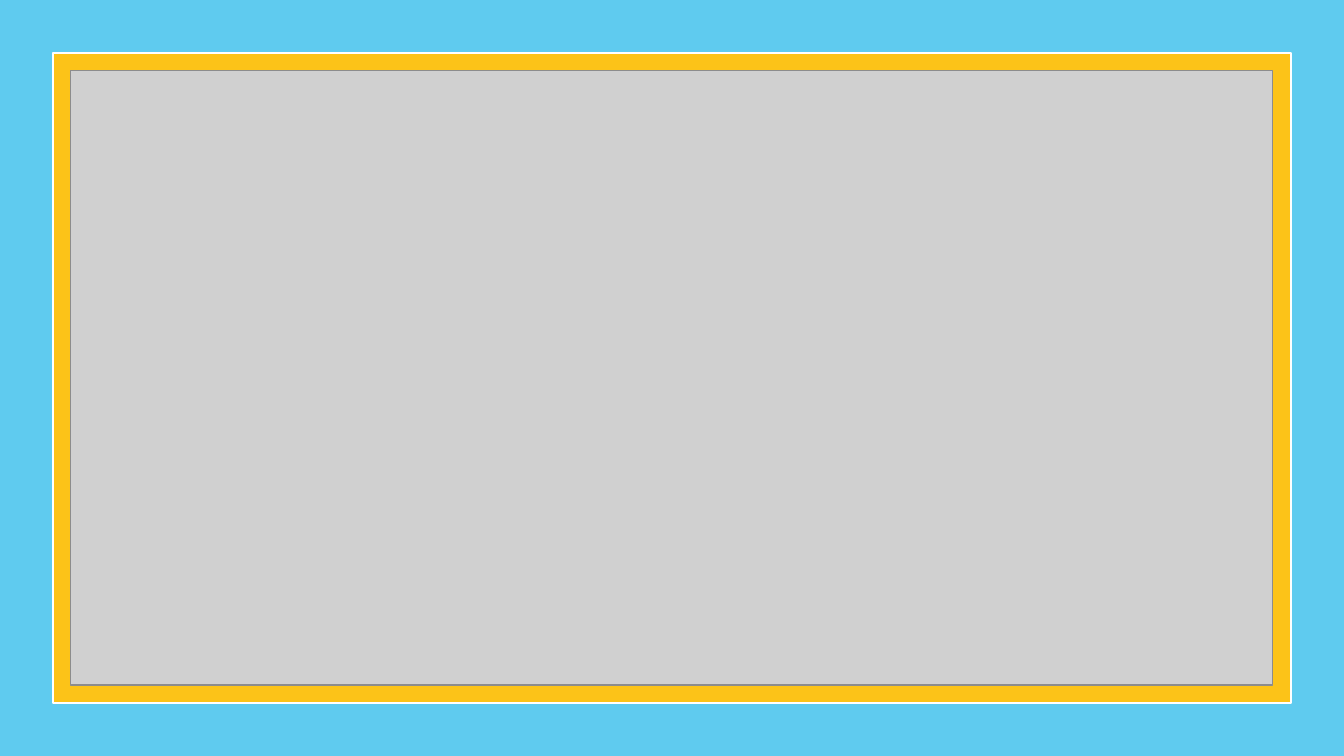
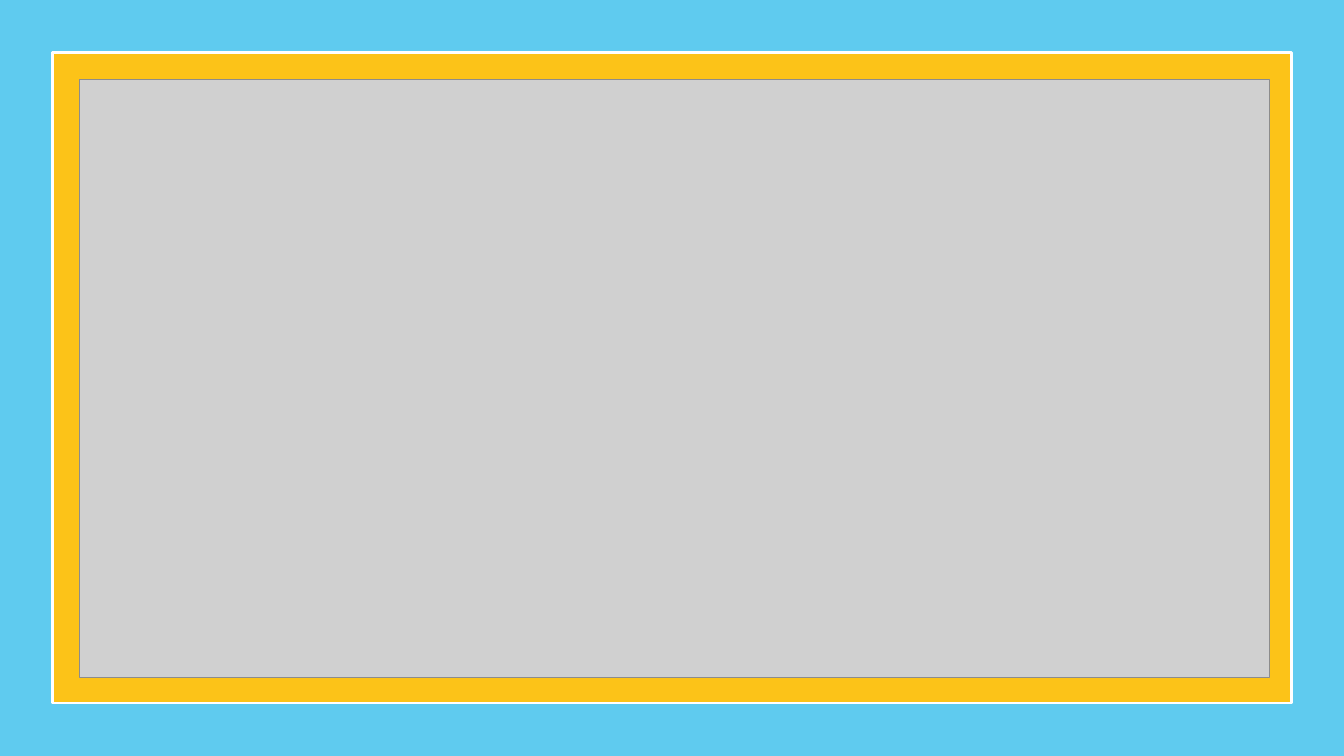
Before and after one commit to Vaishu111999/Toy-Sales-Report, a slide deck: slide 4 of Presentation.pptx. Drawn at 1344x756 pixels with LibreOffice and Linux fonts; fonts in the diff are those of the drawing; grey boxes stand for pictures. Boxes give left, top, right and bottom in pixels: in the first picture for what was removed or moved away, otherwise in the second. Text is boxed around its words. In the diff, an @@ line names an element or a change of style, - is before the commit and + after.

```diff
--- a/Presentation.pptx
+++ b/Presentation.pptx
@@ freeform shape at [1059,0,1344,756]: shadow on; outline redrawn @@
@@ rectangle at [52,53,1292,704]: outline #FFFFFF 1.5 pt to #FFFFFF 2 pt @@
@@ picture: place and size @@
-picture at [71,71,1273,685]
+picture at [80,80,1270,679]
@@ shadow on in 6 elements at [1012,0,1344,756], [985,336,1344,756], [1029,0,1344,756], [1202,0,1344,756], [1206,0,1344,756], [1143,396,1344,756] @@
```
Also in this commit, not shown: 5 other slides changed, 2 other files.
